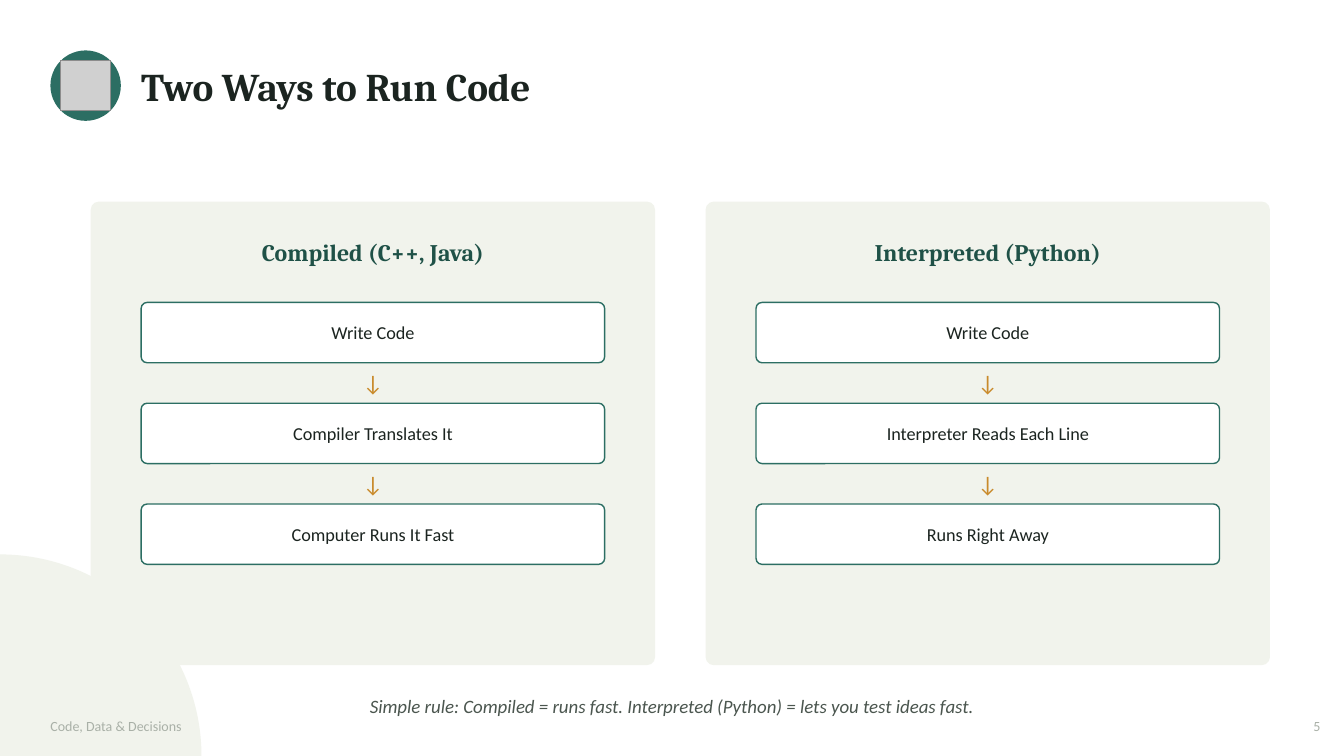
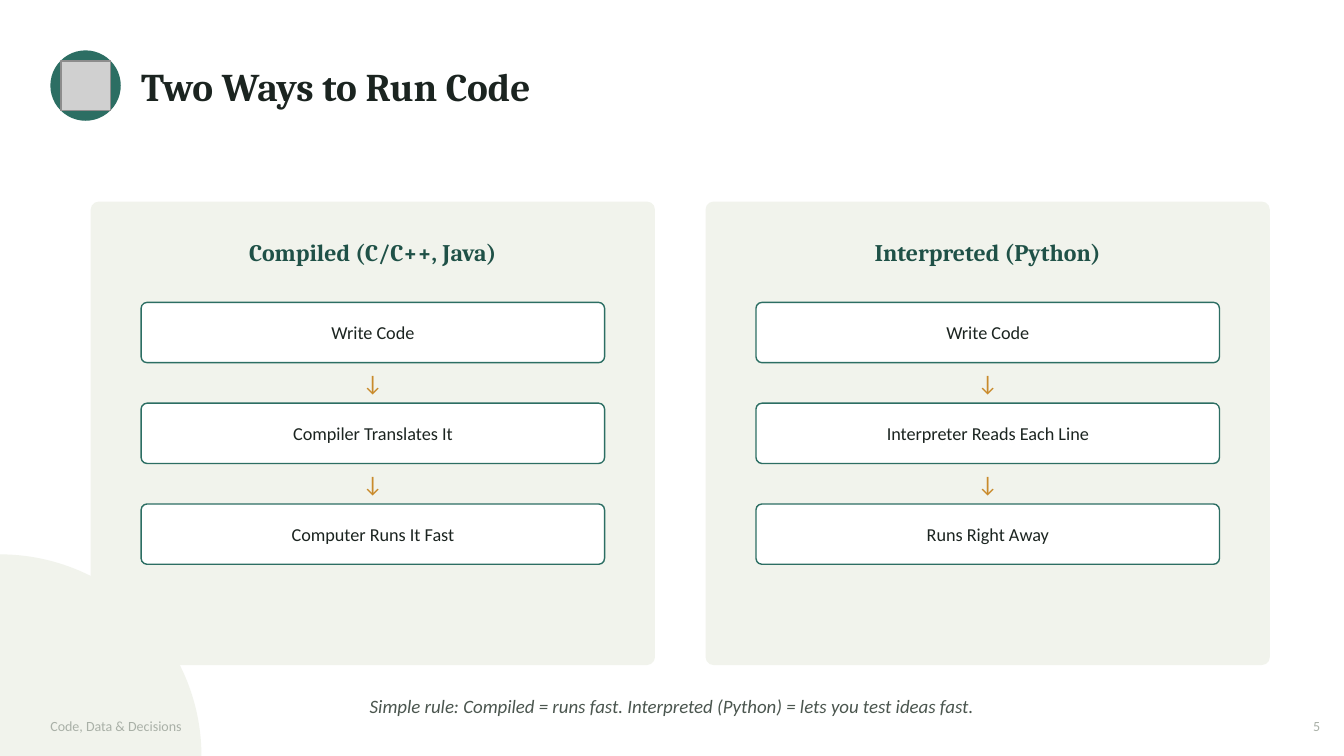
Before and after one commit to waseem-development/ai-ml-course, a slide deck: slide 5 of slides/1_python_slides/1_course_day1_day2_v2.pptx. Drawn at 1344x756 pixels with LibreOffice and Linux fonts; fonts in the diff are those of the drawing; grey boxes stand for pictures. Boxes give left, top, right and bottom in pixels: in the first picture for what was removed or moved away, otherwise in the second. Text is boxed around its words. In the diff, an @@ line names an element or a change of style, - is before the commit and + after.

```diff
--- a/slides/1_python_slides/1_course_day1_day2_v2.pptx
+++ b/slides/1_python_slides/1_course_day1_day2_v2.pptx
@@ text at [249, 244, 496, 266]: text changed @@
-Compiled (C++, Java)
+Compiled (C/C++, Java)
```
Also in this commit, not shown: 13 other files.
